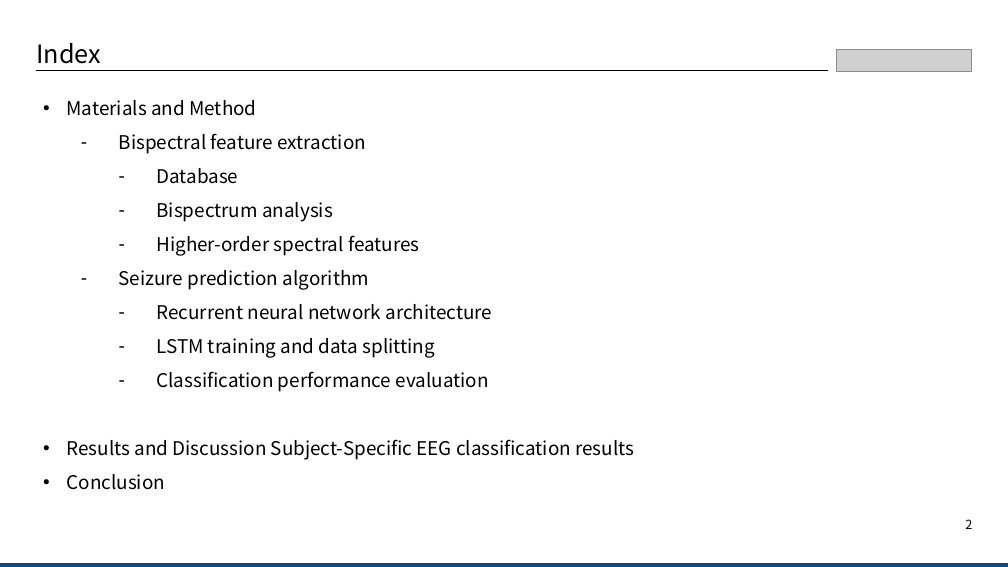
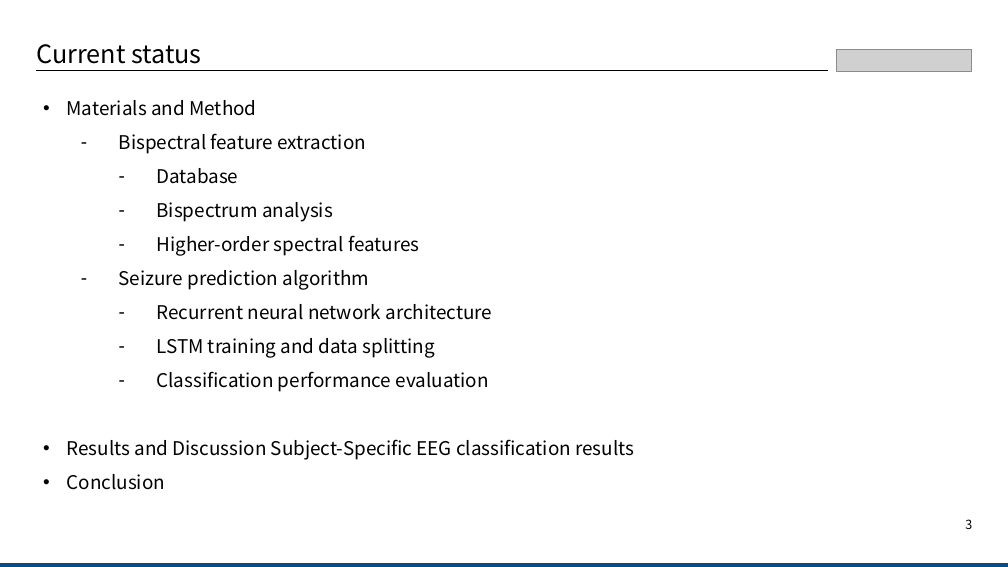
Before and after one commit to LEEYEONSU/paper_review, a slide deck: slide 3 of Bispectrum and Recurrent Neural Networks.pptx (slide 2 before the commit). Drawn at 1008x567 pixels with LibreOffice and Linux fonts; fonts in the diff are those of the drawing; grey boxes stand for pictures. Boxes give left, top, right and bottom in pixels: in the first picture for what was removed or moved away, otherwise in the second. Text is boxed around its words. In the diff, an @@ line names an element or a change of style, - is before the commit and + after.

```diff
--- a/Bispectrum and Recurrent Neural Networks.pptx
+++ b/Bispectrum and Recurrent Neural Networks.pptx
@@ text at bbox=[36, 44, 202, 64]: text changed @@
-Index
+Current status
@@ page number at bbox=[965, 519, 972, 529]: text changed @@
-2
+3
```
Also in this commit, not shown: 2 other slides changed, 2 slides added.
